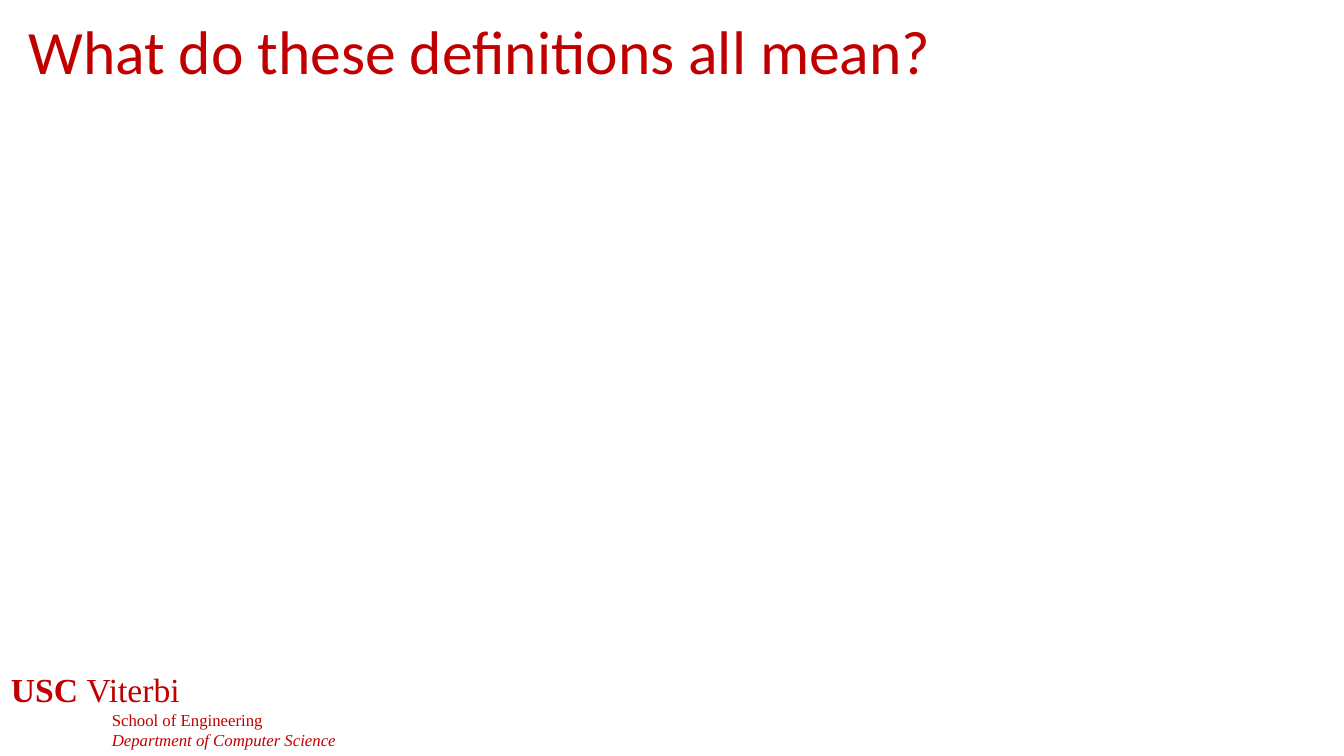
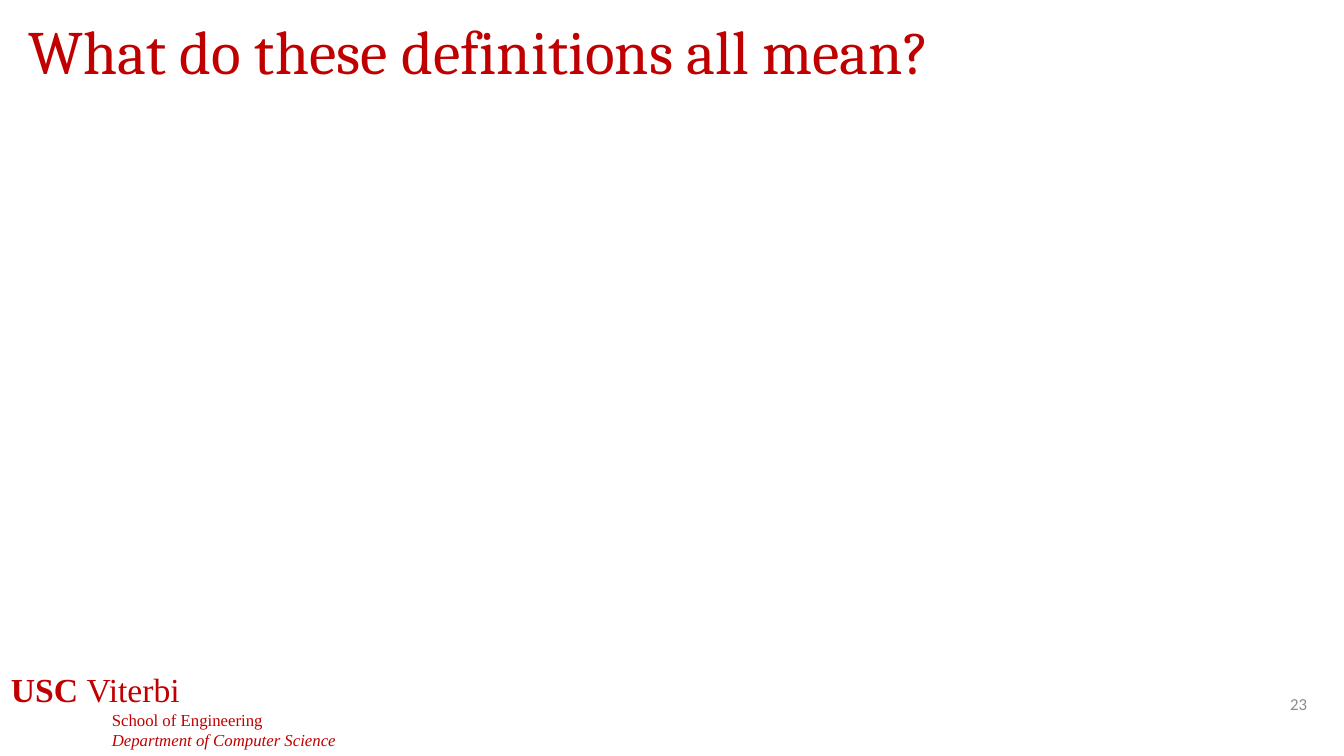
Before and after one commit to jdeshmukh/jdeshmukh.github.io, a slide deck: slide 23 of teaching/cs513-autocps-fall-2026/slides/DynamicalSystems.pptx. Drawn at 1344x756 pixels with LibreOffice and Linux fonts; fonts in the diff are those of the drawing; grey boxes stand for pictures; background and template pictures are left out. Boxes give left, top, right and bottom in pixels: in the first picture for what was removed or moved away, otherwise in the second. Text is boxed around its words. In the diff, an @@ line names an element or a change of style, - is before the commit and + after.

```diff
--- a/teaching/cs513-autocps-fall-2026/slides/DynamicalSystems.pptx
+++ b/teaching/cs513-autocps-fall-2026/slides/DynamicalSystems.pptx
@@ title "What do these definitions all ..." at bbox=[28, 30, 930, 75]: font Calibri to Cambria @@
@@ page number added at bbox=[1290, 699, 1307, 710], 12 pt, text #8C8C8C @@
+23
```
Also in this commit, not shown: 25 other slides changed, 3 other files.
